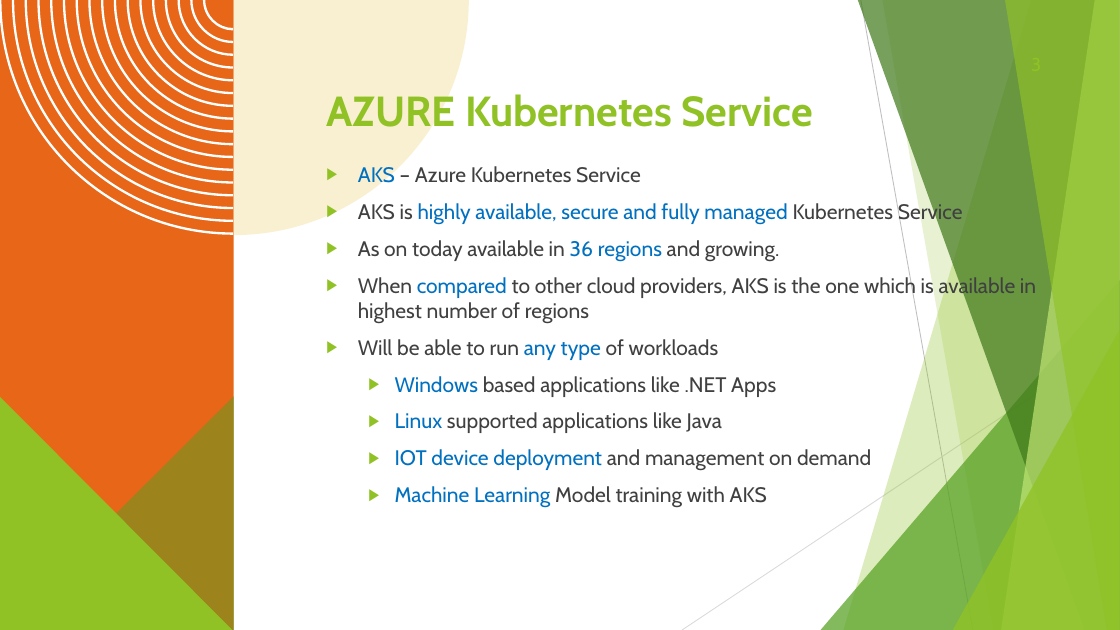
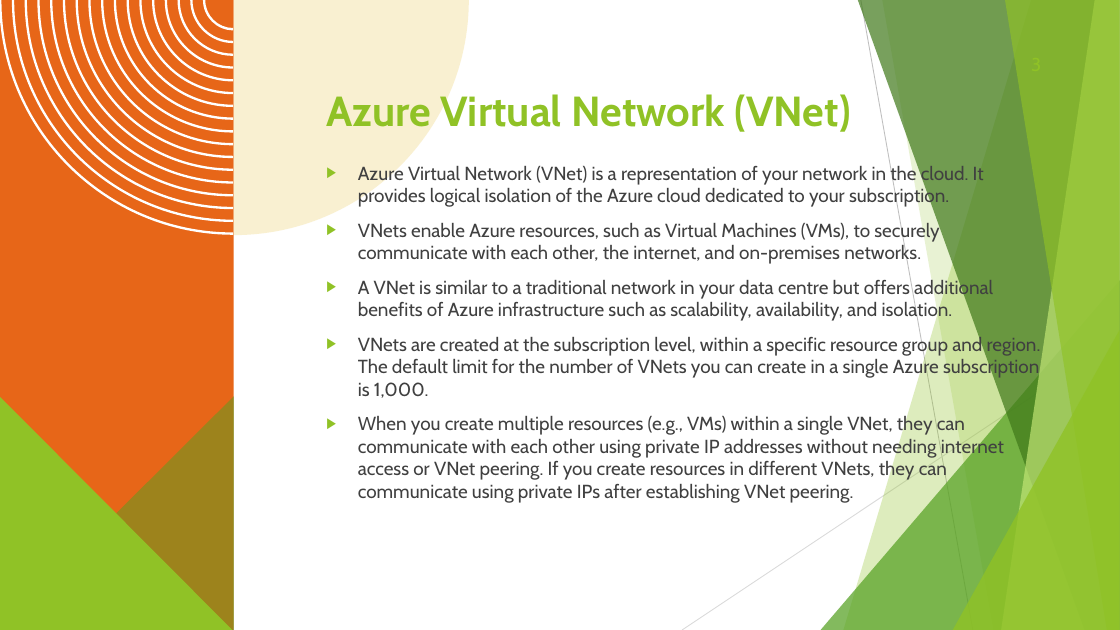
Before and after one commit to radhey24h/cloud-in-depth, a slide deck: slide 3 of azure-in-depth/Day-5-Azure-Networking/01-Azure-Networking.pptx. Drawn at 1120x630 pixels with LibreOffice and Linux fonts; fonts in the diff are those of the drawing. Boxes give left, top, right and bottom in pixels: in the first picture for what was removed or moved away, otherwise in the second. Text is boxed around its words. In the diff, an @@ line names an element or a change of style, - is before the commit and + after.

Commit message:
changes in Azure networking ppt

```diff
--- a/azure-in-depth/Day-5-Azure-Networking/01-Azure-Networking.pptx
+++ b/azure-in-depth/Day-5-Azure-Networking/01-Azure-Networking.pptx
@@ title at [326,91,851,136]: text changed @@
-AZURE Kubernetes Service
+Azure Virtual Network (VNet)
@@ text at [358,164,1041,503]: text changed; size 18 to 16.1 pt @@
-▶ AKS – Azure Kubernetes Service
-▶ AKS is highly available, secure and fully managed Kubernetes Service
-▶ As on today available in 36 regions and growing.
-▶ When compared to other cloud providers, AKS is the one which is available in highest number of regions
-▶ Will be able to run any type of workloads
-  ▶ Windows based applications like .NET Apps
-  ▶ Linux supported applications like Java
-  ▶ IOT device deployment and management on demand
-  ▶ Machine Learning Model training with AKS
+▶ Azure Virtual Network (VNet) is a representation of your network in the cloud. It provides logical isolation of the Azure cloud dedicated to your subscription.
+▶ VNets enable Azure resources, such as Virtual Machines (VMs), to securely communicate with each other, the internet, and on-premises networks.
+▶ A VNet is similar to a traditional network in your data centre but offers additional benefits of Azure infrastructure such as scalability, availability, and isolation.
+▶ VNets are created at the subscription level, within a specific resource group and region. The default limit for the number of VNets you can create in a single Azure subscription is 1,000.
+▶ When you create multiple resources (e.g., VMs) within a single VNet, they can communicate with each other using private IP addresses without needing internet access or VNet peering. If you create resources in different VNets, they can communicate using private IPs after establishing VNet peering.
```
Also in this commit, not shown: 2 other slides changed, 7 slides added, 1 slide removed, 9 other files.
